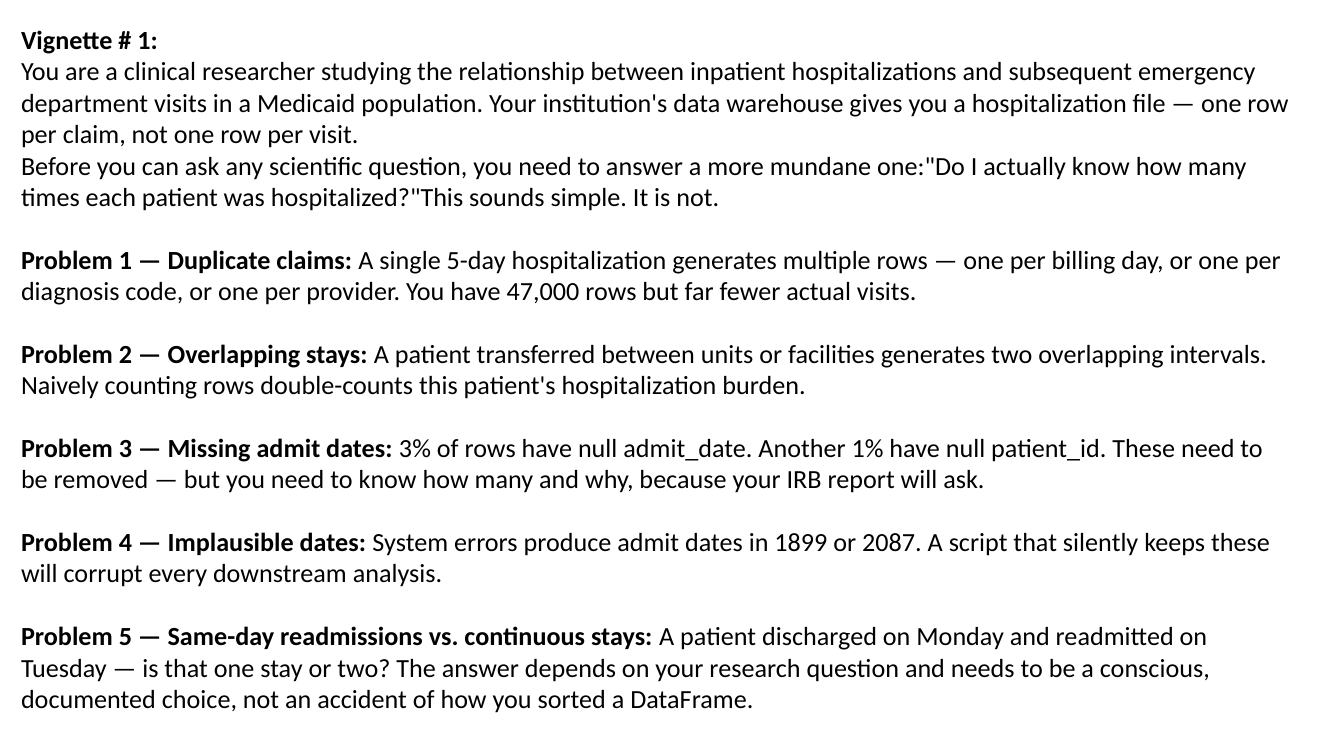
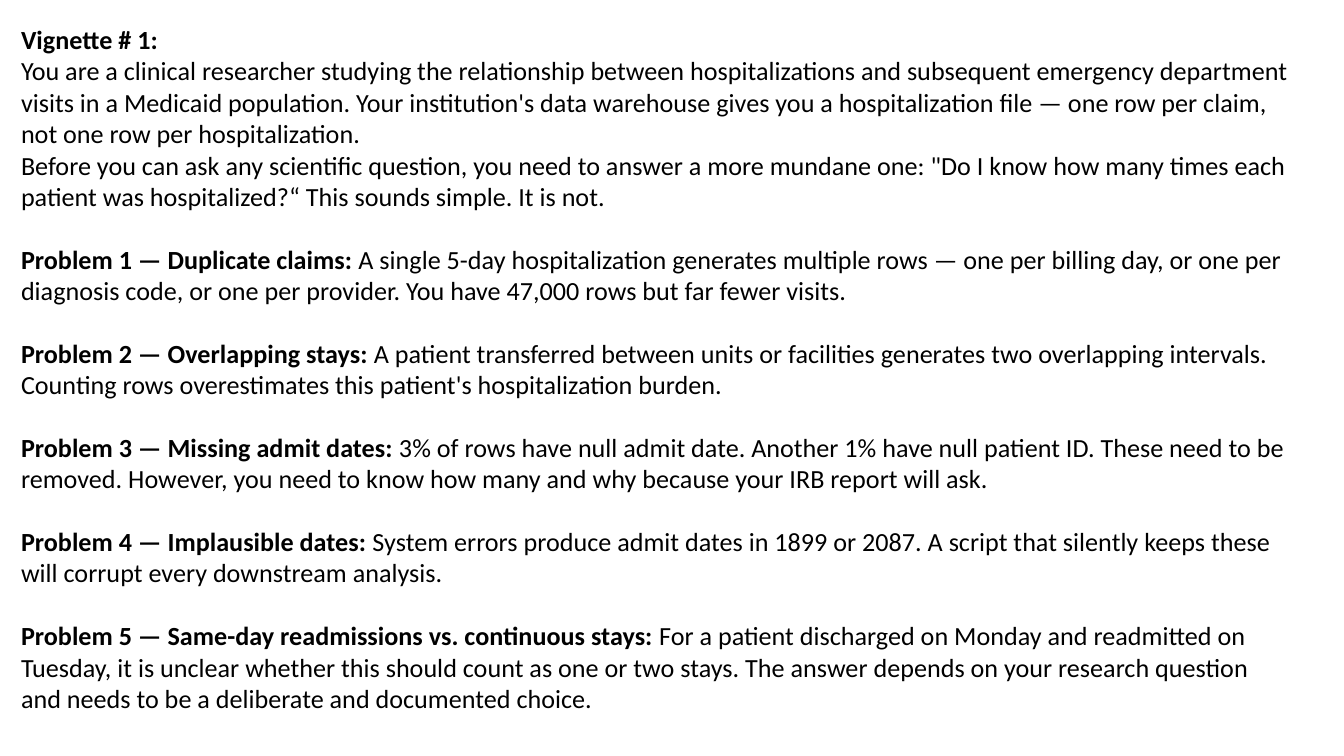
Before and after one commit to djarenas/eventus, a slide deck: slide 1 of docs/eventus_architecture.pptx. Drawn at 1344x756 pixels with LibreOffice and Linux fonts; fonts in the diff are those of the drawing. Boxes give left, top, right and bottom in pixels: in the first picture for what was removed or moved away, otherwise in the second. Text is boxed around its words. In the diff, an @@ line names an element or a change of style, - is before the commit and + after.

```diff
--- a/docs/eventus_architecture.pptx
+++ b/docs/eventus_architecture.pptx
@@ text at [21,62,1287,493]: text changed @@
-You are a clinical researcher studying the relationship between inpatient hospitalizations and subsequent emergency department visits in a Medicaid population. Your institution's data warehouse gives you a hospitalization file — one row per claim, not one row per visit.
-Before you can ask any scientific question, you need to answer a more mundane one:"Do I actually know how many times each patient was hospitalized?"This sounds simple. It is not.
-Problem 1 — Duplicate claims: A single 5-day hospitalization generates multiple rows — one per billing day, or one per diagnosis code, or one per provider. You have 47,000 rows but far fewer actual visits.
-Problem 2 — Overlapping stays: A patient transferred between units or facilities generates two overlapping intervals. Naively counting rows double-counts this patient's hospitalization burden.
-Problem 3 — Missing admit dates: 3% of rows have null admit_date. Another 1% have null patient_id. These need to be removed — but you need to know how many and why, because your IRB report will ask.
+You are a clinical researcher studying the relationship between hospitalizations and subsequent emergency department visits in a Medicaid population. Your institution's data warehouse gives you a hospitalization file — one row per claim, not one row per hospitalization.
+Before you can ask any scientific question, you need to answer a more mundane one: "Do I know how many times each patient was hospitalized?“ This sounds simple. It is not.
+Problem 1 — Duplicate claims: A single 5-day hospitalization generates multiple rows — one per billing day, or one per diagnosis code, or one per provider. You have 47,000 rows but far fewer visits.
+Problem 2 — Overlapping stays: A patient transferred between units or facilities generates two overlapping intervals. Counting rows overestimates this patient's hospitalization burden.
+Problem 3 — Missing admit dates: 3% of rows have null admit date. Another 1% have null patient ID. These need to be removed. However, you need to know how many and why because your IRB report will ask.
@@ text at [21,626,1248,709]: text changed @@
-Problem 5 — Same-day readmissions vs. continuous stays: A patient discharged on Monday and readmitted on Tuesday — is that one stay or two? The answer depends on your research question and needs to be a conscious, documented choice, not an accident of how you sorted a DataFrame.
+Problem 5 — Same-day readmissions vs. continuous stays: For a patient discharged on Monday and readmitted on Tuesday, it is unclear whether this should count as one or two stays. The answer depends on your research question and needs to be a deliberate and documented choice.
```
Also in this commit, not shown: 4 other slides changed, 3 slides added, 1 slide removed.
